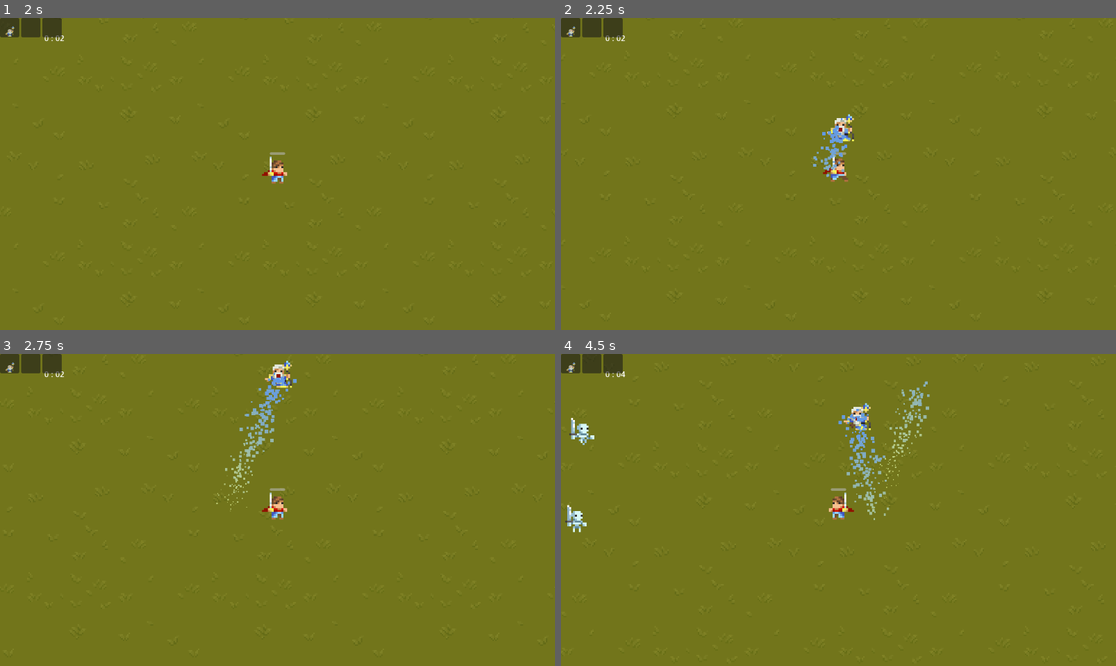
Above: before the commit, frames 1-4 (two rows, left to right).
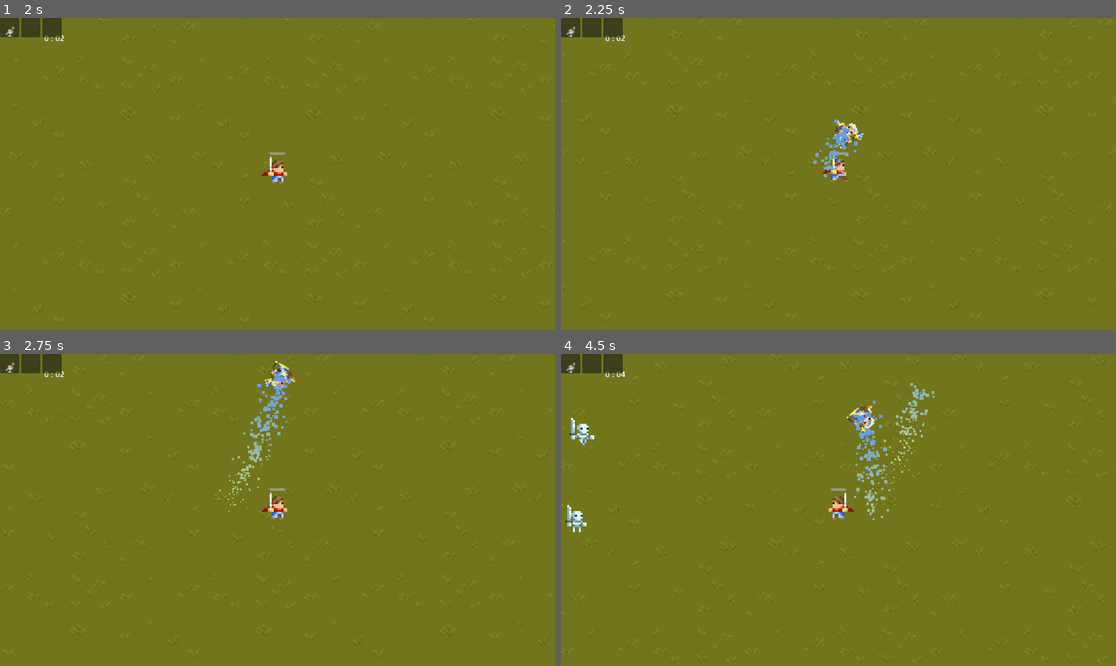
Above: after the commit, the same moments.

Repository: Infornographie/knighthood_survivor
Game: Godot game, scene res://scenes/test_scene.tscn
Same seed, same stepped clock (60 frames per second), same inputs: the game is played once before the commit and once after it.
Inputs:
- Up to frame 1 (2 s): tap Enter at 0.5 s; hold D (right) 0.53-1.28 s; hold S (down) from 1.28 s (still down)
- Up to frame 2 (2.25 s): release S (down) at 2.03 s; hold D (right) from 2.03 s (still down)
- Up to frame 3 (2.75 s): keep holding D (right)
- Up to frame 4 (4.5 s): release D (right) at 2.78 s; hold W (up) 2.78-3.53 s; hold A (left) from 3.53 s (still down)

Frame 1 is identical in both runs. In frame 2, 0.6% of the frame differs, in the area x 45-55%, y 30-52%; in frame 3, 1.2%; in frame 4, 1.6%, in the area x 49-68%, y 8-54%.

Commit message:
Funny magician
- overhauled thrown magician for infinite fun

Diff:
--- a/scenes/projectile.gd
+++ b/scenes/projectile.gd
@@ -4,8 +4,15 @@
 var speed : float = 200
 var damage : float = 1
 
+var time : float = 0.0
+
 func _physics_process(delta):
-	position += direction * speed * delta
+	#position += direction * speed * delta
+	#rotation += 5.0 * delta
+	time += delta
+	var wobble = direction.rotated(PI/2) * (sin(time * 7.0) * 50.0 + sin(time * 13.0) * 25.0)
+	position += (direction * speed + wobble) * delta
+	rotation += 5.0 * delta
 
 
 func _on_body_entered(body: Node2D) -> void:
